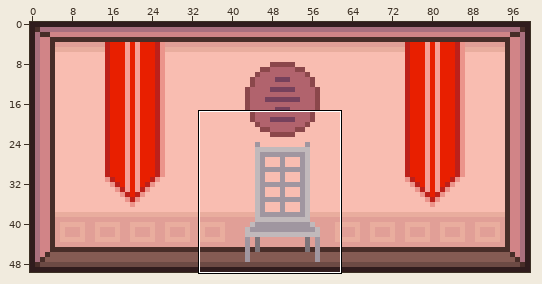
Two states of a pixel-art file, pictures/buildings/ThroneRoom1.aseprite. Above: a wide view before the commit, with the close-up outlined.
Close-up. As it was:
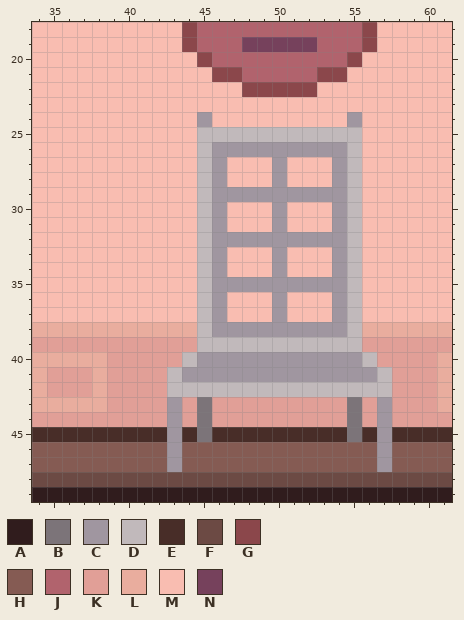
100x50 pixels, 1 frame. Shown: x 34..61, y 18..49.
Palette (. is transparent): A #301c1d  B #7c7479  C #a096a0  D #c1b9bb  E #482d28  F #6c4a44  G #8b474b  H #855b53  J #b1636d  K #e19f97  L #e9ad9e  M #f9bdb1  N #76415c
The same view after the edit:
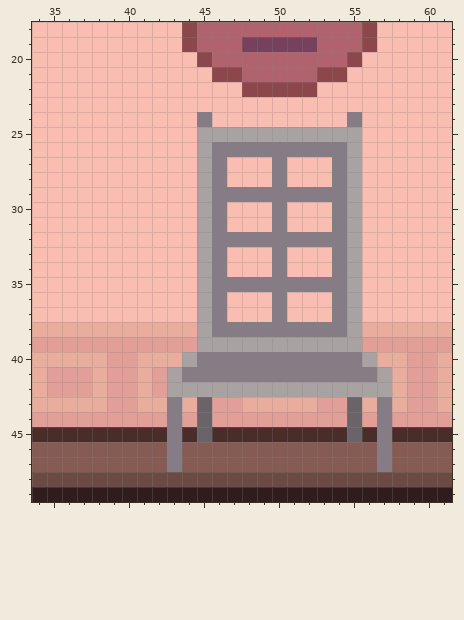
The exact change:
Colour B changes from #7c7479 to #6a6468.
Colour C changes from #a096a0 to #857c85.
Colour D changes from #c1b9bb to #a9a2a3.
The author changed colour K to colour L in row 40 at x 41 to 43 and 57 to 58; in rows 41 to 42 at x 41 and 58; in row 43 at x 41 to 42, 44, 48 to 52, 56 and 58.
